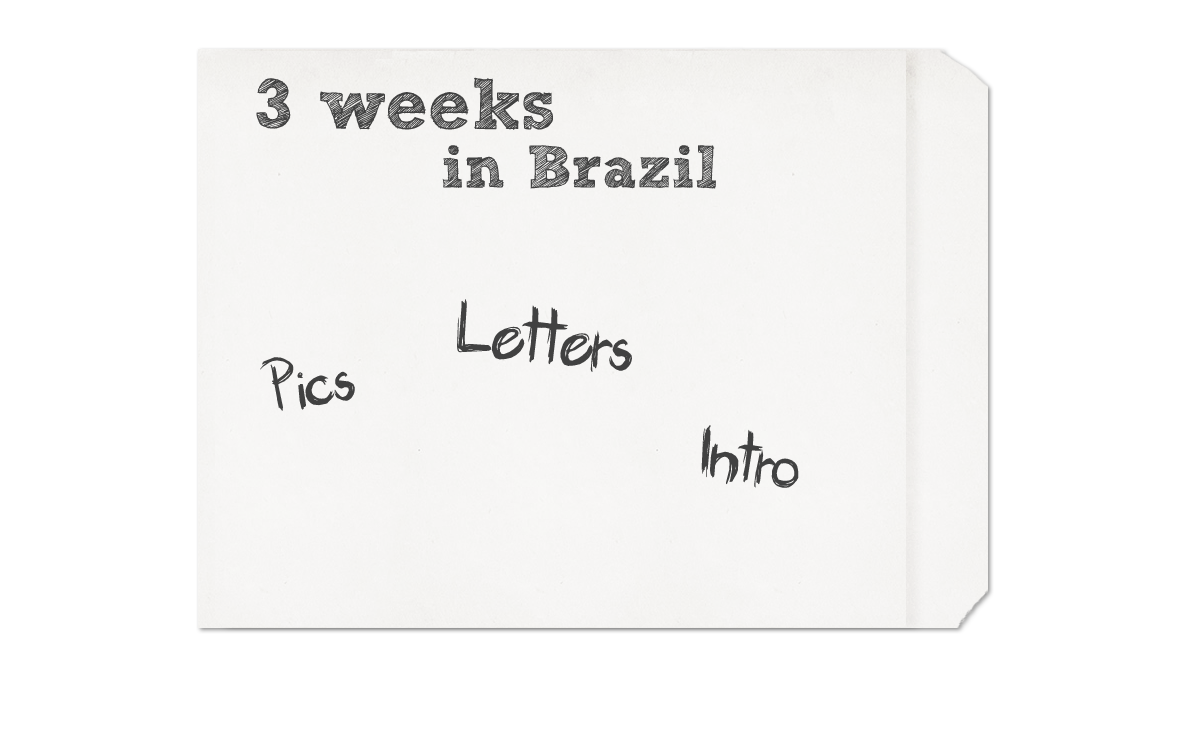
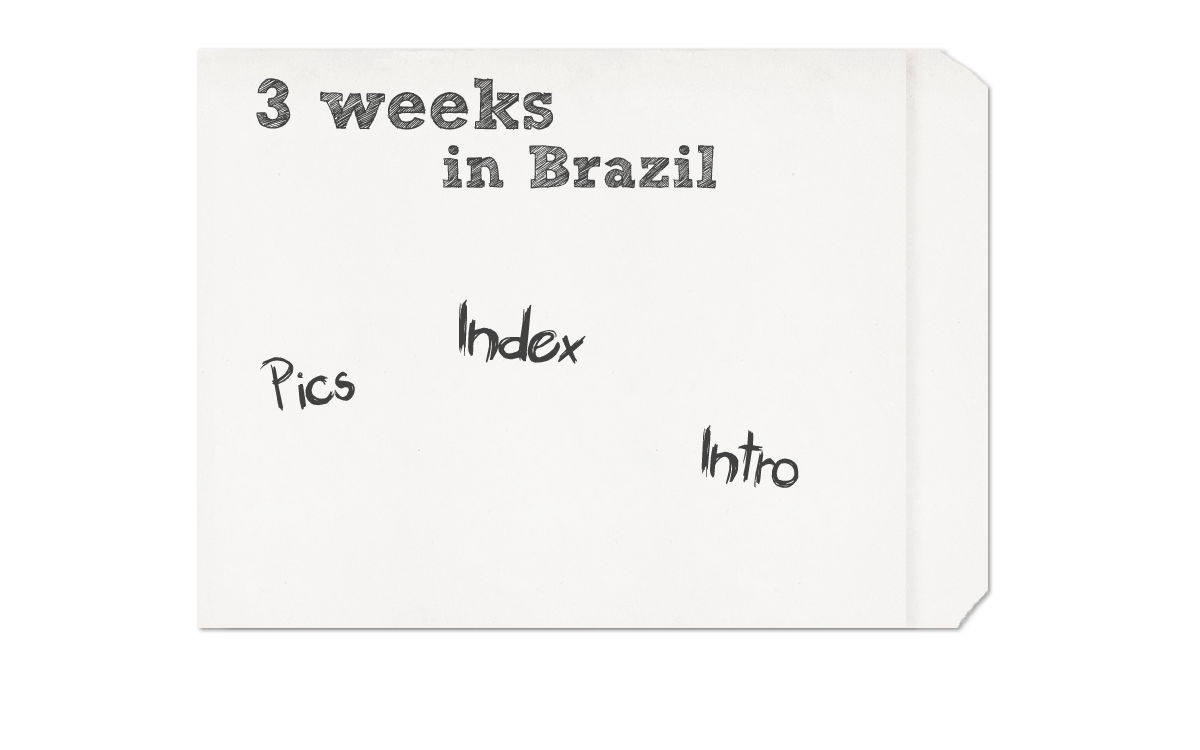
Layers edited between the first and the second w=1200, h=750 image:
renamed "Letters" to "Index", painted on it over (x1=457, y1=299, x2=632, y2=372)
